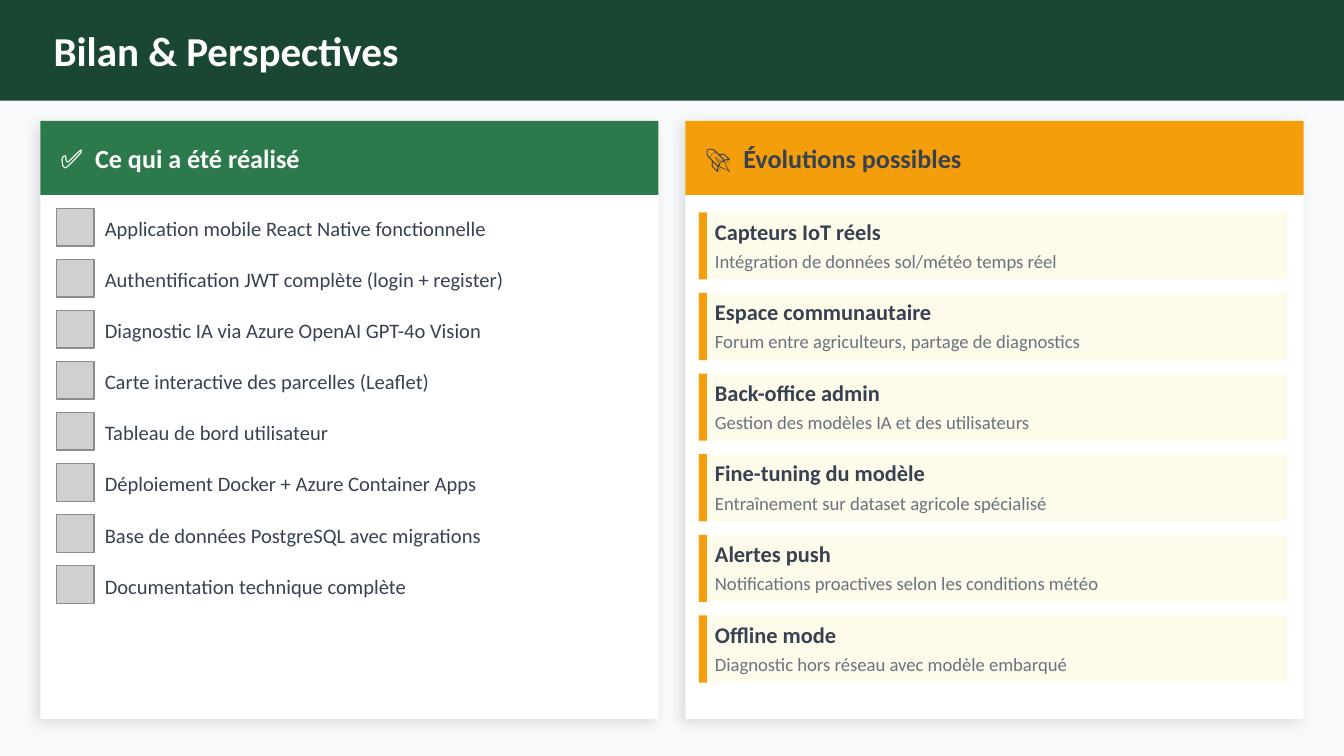
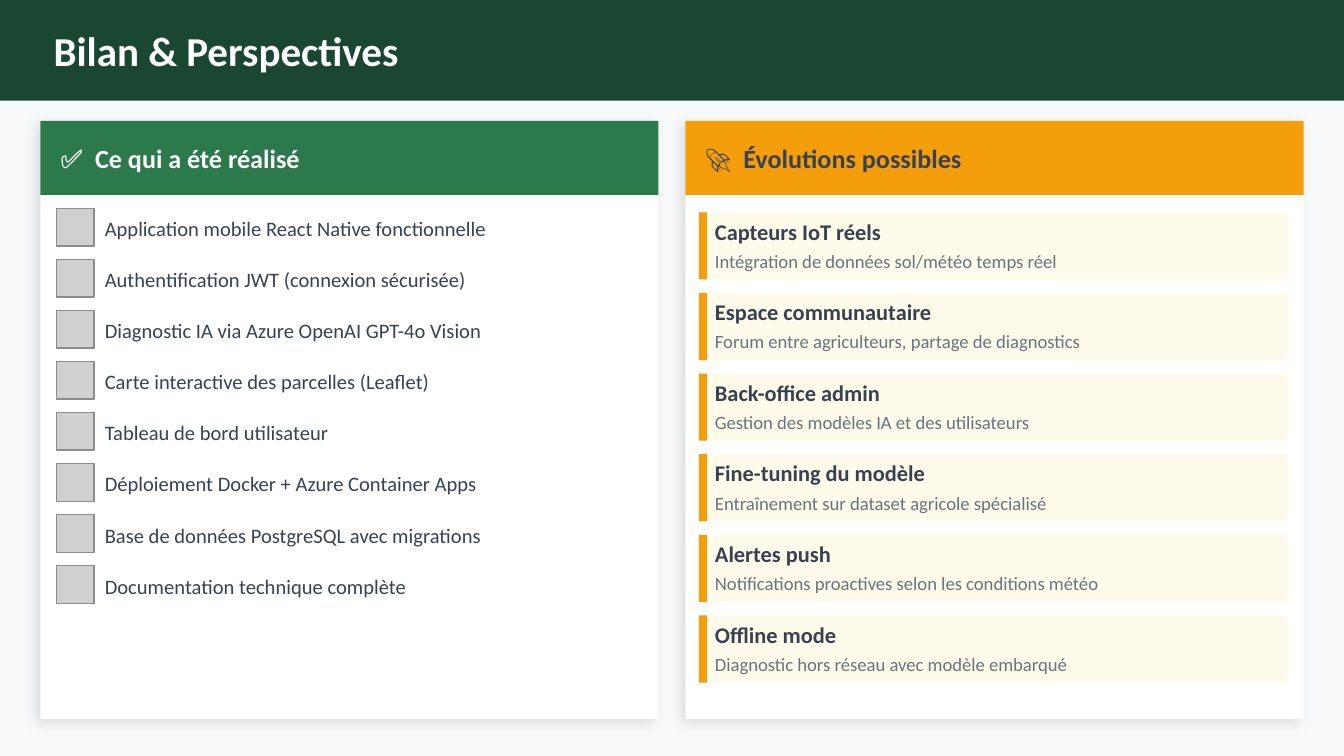
Before and after one commit to mlft9/projet-etude-2eme-annee, a slide deck: slide 9 of sujet/Parcell-IA-Presentation.pptx. Drawn at 1344x756 pixels with LibreOffice and Linux fonts; fonts in the diff are those of the drawing; grey boxes stand for pictures. Boxes give left, top, right and bottom in pixels: in the first picture for what was removed or moved away, otherwise in the second. Text is boxed around its words. In the diff, an @@ line names an element or a change of style, - is before the commit and + after.

```diff
--- a/sujet/Parcell-IA-Presentation.pptx
+++ b/sujet/Parcell-IA-Presentation.pptx
@@ text at (105, 272, 465, 290): text changed @@
-Authentification JWT complète (login + register)
+Authentification JWT (connexion sécurisée)
```
Also in this commit, not shown: 6 other slides changed, 1 other file.
